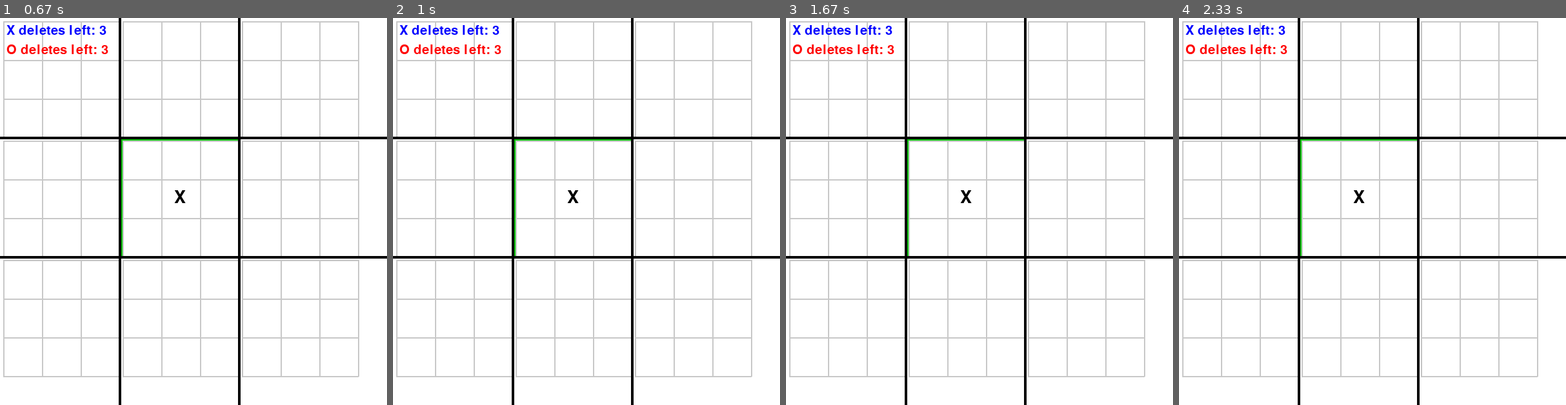
Above: before the commit, frames 1-4 (left to right).
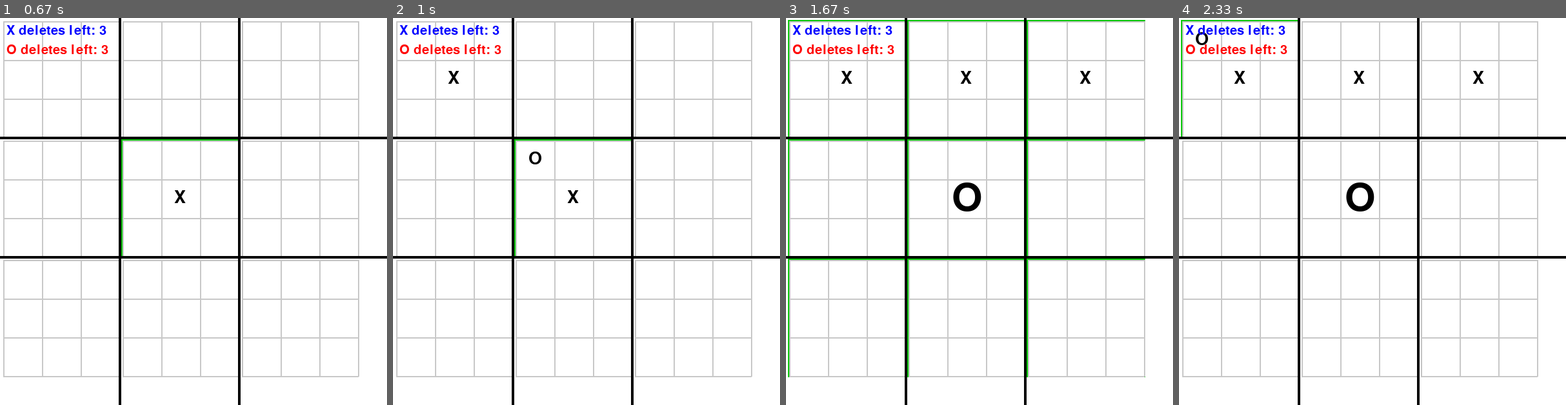
Above: after the commit, the same moments.

Repository: roeerozenstein/RinaProject
Game: pygame game, started from main.py
Two runs of this game, one before a commit and one after it. Both use one fixed random seed, a clock stepped at 60 frames per second and the inputs below.
Inputs (mouse positions are in pixels of both pictures, inside the frame that each line leads up to):
- Up to frame 1 (0.67 s): click (193, 211) at 0.38 s
- Up to frame 2 (1 s): click "X deletes left: 3" at 0.72 s
- Up to frame 3 (1.67 s): click (967, 79) at 1.05 s; click (1087, 79) at 1.38 s
- Up to frame 4 (2.33 s): no input

Frame 1 is identical in both runs. In frame 2, 0.1% of the frame differs, in the area x 14-39%, y 13-38%; in frame 3, 2.1%, in the area x 0-93%, y 0-93%; in frame 4, 1.0%.

Commit message:
minimax commit

Diff:
--- /dev/null
+++ b/ai.py
@@ -0,0 +1,96 @@
+import copy
+import math
+
+class AIPlayer:
+    def __init__(self, symbol, max_depth=3):
+        self.symbol = symbol
+        self.opponent = 'X' if symbol == 'O' else 'O'
+        self.max_depth = max_depth
+
+    def get_move(self, board):  # board = BigBoard
+        best_score = -math.inf
+        best_move = None
+
+        for r in range(3):
+            for c in range(3):
+                sb = board.small_boards[r][c]
+                if board.active_board and (r, c) != board.active_board:
+                    continue
+                if sb.winner:
+                    continue
+                for i in range(3):
+                    for j in range(3):
+                        if sb.grid[i][j] == '':
+                            # העתק מצב
+                            new_board = copy.deepcopy(board)
+                            new_board.small_boards[r][c].grid[i][j] = self.symbol
+                            new_board.small_boards[r][c].check_winner()
+                            new_board.active_board = (i, j)
+                            if new_board.small_boards[i][j].winner:
+                                new_board.active_board = None
+                            new_board.check_winner()
+
+                            score = self.minimax(new_board, self.max_depth - 1, False, -math.inf, math.inf)
+
+                            if score > best_score:
+                                best_score = score
+                                best_move = (r, c, i, j)
+
+        return best_move
+
+
+    def minimax(self, board, depth, maximizing, alpha, beta):
+        if depth == 0 or board.winner:
+            return self.evaluate(board)
+
+        symbol = self.symbol if maximizing else self.opponent
+        best_score = -math.inf if maximizing else math.inf
+
+        for r in range(3):
+            for c in range(3):
+                sb = board.small_boards[r][c]
+                if board.active_board and (r, c) != board.active_board:
+                    continue
+                if sb.winner:
+                    continue
+                for i in range(3):
+                    for j in range(3):
+                        if sb.grid[i][j] == '':
+                            new_board = copy.deepcopy(board)
+                            new_board.small_boards[r][c].grid[i][j] = symbol
+                            new_board.small_boards[r][c].check_winner()
+                            new_board.active_board = (i, j)
+                            if new_board.small_boards[i][j].winner:
+                                new_board.active_board = None
+                            new_board.check_winner()
+
+                            score = self.minimax(new_board, depth - 1, not maximizing, alpha, beta)
+
+                            if maximizing:
+                                best_score = max(best_score, score)
+                                alpha = max(alpha, score)
+                            else:
+                                best_score = min(best_score, score)
+                                beta = min(beta, score)
+
+                            if beta <= alpha:
+                                return best_score
+        return best_score
+
+
+    def evaluate(self, board):
+        if board.winner == self.symbol:
+            return 1000
+        elif board.winner == self.opponent:
+            return -1000
+
+        score = 0
+
+        for r in range(3):
+            for c in range(3):
+                sb = board.small_boards[r][c]
+                if sb.winner == self.symbol:
+                    score += 10
+                elif sb.winner == self.opponent:
+                    score -= 10
+        return score
--- a/main.py
+++ b/main.py
@@ -1,6 +1,10 @@
 import pygame
 from config import SCREEN_WIDTH, SCREEN_HEIGHT, FPS
 from board import BigBoard
+from ai import AIPlayer
+ai = AIPlayer('O')
+
+
 
 pygame.init()
 screen = pygame.display.set_mode((SCREEN_WIDTH, SCREEN_HEIGHT))
@@ -37,6 +41,27 @@
                             deletes_left[current_player] -= 1
                             current_player = 'O' if current_player == 'X' else 'X'
 
+            elif event.type == pygame.USEREVENT and current_player == 'O_WAITING':
+                move = ai.get_move(big_board)
+                if move:
+                    r, c, i, j = move
+                    sb = big_board.small_boards[r][c]
+                    if sb.grid[i][j] == '':
+                        sb.grid[i][j] = 'O'
+                        sb.check_winner()
+                        big_board.check_winner()
+                        big_board.active_board = (i, j)
+                        if big_board.small_boards[i][j].winner:
+                            big_board.active_board = None
+                        current_player = 'X'
+                        pygame.time.set_timer(pygame.USEREVENT, 0)  # בטל את הטיימר
+
+        if current_player == 'O' and not big_board.winner:
+            pygame.time.set_timer(pygame.USEREVENT, 300)  # הפעל אירוע מותאם אישית לאחר 300ms
+            current_player = 'O_WAITING'  # מצב ביניים: מחכים לסוכן
+
+
+
         big_board.draw(screen)
 
         font = pygame.font.SysFont(None, 30)
